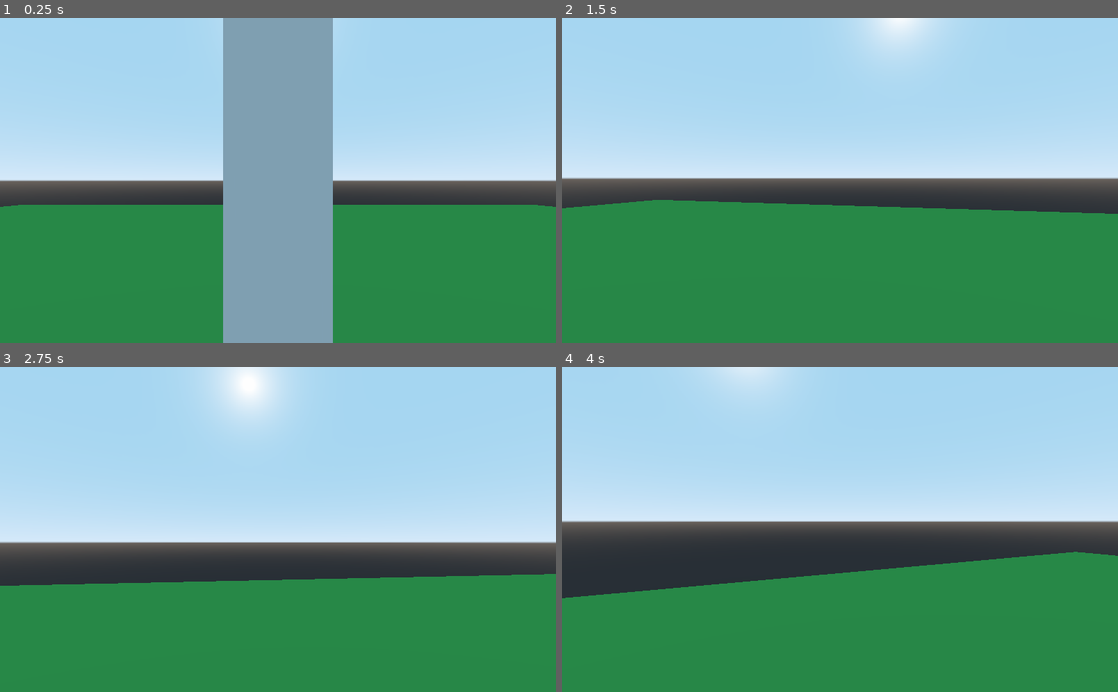
Above: before the commit, frames 1-4 (two rows, left to right).
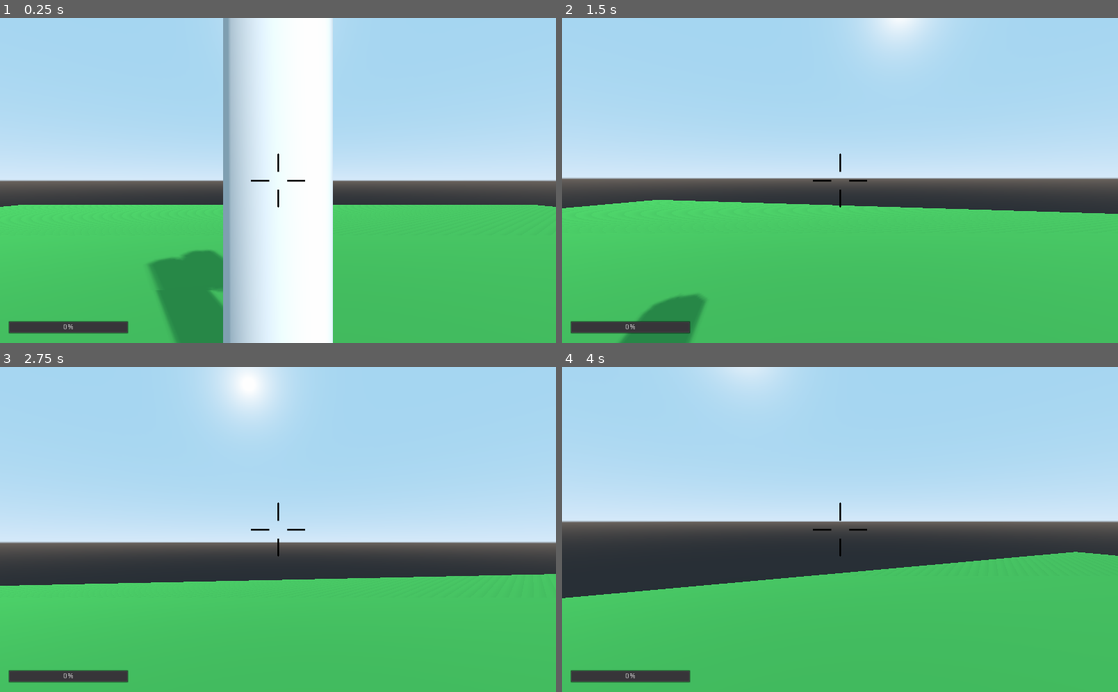
Above: after the commit, the same moments.

Repository: camgrodgers/senior-fps
Game: Godot game, scene res://Main.tscn
Two runs of this game, one before a commit and one after it. Both use one fixed random seed, a clock stepped at 60 frames per second and the inputs below.
Inputs (mouse positions are in pixels of both pictures, inside the frame that each line leads up to):
- Up to frame 1 (0.25 s): no input
- Up to frame 2 (1.5 s): move the mouse to (867, 180) at 0.52 s; hold Up (move_forward) from 0.53 s (still down); click (867, 180) at 0.6 s; move the mouse to (812, 180) at 1.27 s; click (812, 180) at 1.35 s
- Up to frame 3 (2.75 s): keep holding Up (move_forward); move the mouse to (289, 523) at 2.02 s; click (289, 523) at 2.1 s
- Up to frame 4 (4 s): keep holding Up (move_forward); move the mouse to (834, 536) at 2.77 s; click (834, 536) at 2.85 s; move the mouse to (878, 532) at 3.52 s; click (878, 532) at 3.6 s

The runs differ from the first frame. In frame 1, 50% of the frame differs, in the area x 0-100%, y 0-100%; in frame 2, 41%; in frame 3, 34%; in frame 4, 36%.

Commit message:
added crosshair and destroying enemies

Diff:
--- a/Levels/Enemy.gd
+++ b/Enemies/Enemy.gd
@@ -1,4 +1,4 @@
-extends CSGCylinder
+extends KinematicBody
 
 
 var nav: Navigation = null
@@ -12,13 +12,8 @@
 func prep():
 	path = nav.get_simple_path(translation, target.translation, true)
 	path = Array(path)
-#	print(path)
-#	for p in path:
-#		var sphere: CSGSphere = CSGSphere.new()
-#		sphere.set_name("asdf")
-#		get_parent().add_child(sphere)
-#
-#		sphere.translation = p
+	for p in path:
+		p.y = translation.y
 
 func _process(delta):
 #	path = nav.get_simple_path(translation, target.translation, true)
@@ -45,3 +40,8 @@
 		return
 
 	translation = translation.linear_interpolate(to, moving / distance)
+
+
+func take_damage():
+	print("asdf")
+	self.queue_free()
--- /dev/null
+++ b/Enemies/Enemy.tscn
@@ -0,0 +1,18 @@
+[gd_scene load_steps=3 format=2]
+
+[ext_resource path="res://Enemies/Enemy.gd" type="Script" id=1]
+
+[sub_resource type="CylinderShape" id=1]
+height = 3.99672
+
+[node name="Enemy" type="KinematicBody"]
+script = ExtResource( 1 )
+
+[node name="CSGCylinder" type="CSGCylinder" parent="."]
+transform = Transform( 1, 0, 0, 0, 1, 0, 0, 0, 1, 0, 2.17925, 0 )
+height = 3.8355
+sides = 20
+
+[node name="CollisionShape" type="CollisionShape" parent="."]
+transform = Transform( 1, 0, 0, 0, 1, 0, 0, 0, 1, 0, 2.16971, 0 )
+shape = SubResource( 1 )
--- /dev/null
+++ b/Levels/NewLevel/NewLevel.tscn
@@ -0,0 +1,31 @@
+[gd_scene load_steps=5 format=2]
+
+[ext_resource path="res://Player/Player.tscn" type="PackedScene" id=1]
+
+[sub_resource type="SpatialMaterial" id=1]
+albedo_color = Color( 0.262745, 0.12549, 0.12549, 1 )
+
+[sub_resource type="PhysicsMaterial" id=3]
+
+[sub_resource type="SphereShape" id=2]
+
+[node name="NewLevel" type="Spatial"]
+
+[node name="Player" parent="." instance=ExtResource( 1 )]
+transform = Transform( 1, 0, 0, 0, 1, 0, 0, 0, 1, -3.11508, 2.47125, 0 )
+
+[node name="CSGBox" type="CSGBox" parent="."]
+use_collision = true
+width = 26.0
+depth = 24.0
+material = SubResource( 1 )
+
+[node name="StaticBody" type="RigidBody" parent="."]
+transform = Transform( 1, 0, 0, 0, 1, 0, 0, 0, 1, 0, 11.3128, 0 )
+physics_material_override = SubResource( 3 )
+
+[node name="CSGSphere" type="CSGSphere" parent="StaticBody"]
+
+[node name="CollisionShape" type="CollisionShape" parent="StaticBody"]
+transform = Transform( 1, 0, 0, 0, 1, 0, 0, 0, 1, 0, -0.0163124, 0 )
+shape = SubResource( 2 )
--- a/Levels/TestLevel.gd
+++ b/Levels/TestLevel.gd
@@ -1,11 +1,18 @@
 extends Navigation
 
-onready var enemy = $Enemy
+
 
 func _ready():
-	enemy.nav = self
-	enemy.target = $Player
-	enemy.prep()
+	var enemies = []
+	enemies.append($Enemy)
+	enemies.append($Enemy2)
+#	enemies.append($Enemy3)
+	for e in enemies:
+		e.nav = self
+		e.target = $Player
+		e.prep()
+
+
 
 
 # Called every frame. 'delta' is the elapsed time since the previous frame.
--- a/Levels/TestLevel.tscn
+++ b/Levels/TestLevel.tscn
@@ -2,7 +2,7 @@
 
 [ext_resource path="res://default_env.tres" type="Environment" id=1]
 [ext_resource path="res://Levels/TestLevel.gd" type="Script" id=2]
-[ext_resource path="res://Levels/Enemy.gd" type="Script" id=3]
+[ext_resource path="res://Enemies/Enemy.tscn" type="PackedScene" id=3]
 [ext_resource path="res://Player/Player.tscn" type="PackedScene" id=4]
 
 [sub_resource type="NavigationMesh" id=1]
@@ -22,14 +22,20 @@
 [node name="Player" parent="." instance=ExtResource( 4 )]
 transform = Transform( 1, 0, 0, 0, 1, 0, 0, 0, 1, 0, 2.47136, -3.79462 )
 
-[node name="Enemy" type="CSGCylinder" parent="."]
-transform = Transform( 1, 0, 0, 0, 1, 0, 0, 0, 1, -0.88485, 2.92775, -13.5684 )
-height = 3.8355
-sides = 20
-script = ExtResource( 3 )
+[node name="Enemy" parent="." instance=ExtResource( 3 )]
+transform = Transform( 1, 0, 0, 0, 1, 0, 0, 0, 1, -0.88485, 3.30758, -13.5684 )
+
+[node name="Enemy2" parent="." instance=ExtResource( 3 )]
+transform = Transform( 1, 0, 0, 0, 1, 0, 0, 0, 1, -4.75179, 3.30758, 13.0435 )
 
 [node name="Target" type="CSGSphere" parent="."]
 transform = Transform( 1, 0, 0, 0, 1, 0, 0, 0, 1, 0, 1.67025, 27.9919 )
+
+[node name="Target2" type="CSGSphere" parent="."]
+transform = Transform( 1, 0, 0, 0, 1, 0, 0, 0, 1, 0, 1.67025, -387.178 )
+
+[node name="CSGSphere" type="CSGSphere" parent="."]
+transform = Transform( 1, 0, 0, 0, 1, 0, 0, 0, 1, 20.2179, 4.64376, 0 )
 
 [node name="NavigationMeshInstance" type="NavigationMeshInstance" parent="."]
 navmesh = SubResource( 1 )
@@ -69,8 +75,17 @@
 use_collision = true
 height = 10.0
 
+[node name="CSGCylinder6" type="CSGCylinder" parent="NavigationMeshInstance/CSGCombiner/Pillars"]
+transform = Transform( 1, 0, 0, 0, 1, 0, 0, 0, 1, -14.469, -2.34096, -8.45666 )
+use_collision = true
+height = 10.0
+
 [node name="Wall" type="CSGBox" parent="NavigationMeshInstance/CSGCombiner"]
 transform = Transform( 1, 0, 0, 0, 1, 0, 0, 0, 1, 0, 2.47592, 23.1772 )
 width = 20.2797
 height = 10.0023
 depth = 1.67278
+
+[node name="DirectionalLight" type="DirectionalLight" parent="."]
+transform = Transform( 0.818461, -0.361584, 0.446519, 0, 0.777146, 0.629321, -0.574563, -0.515074, 0.636063, 0, 17.0986, 0 )
+shadow_enabled = true
--- /dev/null
+++ b/Player/HUD.tscn
@@ -0,0 +1,34 @@
+[gd_scene load_steps=2 format=2]
+
+[ext_resource path="res://Player/crosshair.png" type="Texture" id=1]
+
+[node name="HUD" type="Control"]
+margin_right = 1024.0
+margin_bottom = 600.0
+__meta__ = {
+"_edit_use_anchors_": false
+}
+
+[node name="CenterContainer" type="CenterContainer" parent="."]
+margin_right = 1024.0
+margin_bottom = 600.0
+__meta__ = {
+"_edit_use_anchors_": false
+}
+
+[node name="Crosshair" type="TextureRect" parent="CenterContainer"]
+margin_left = 462.0
+margin_top = 250.0
+margin_right = 562.0
+margin_bottom = 350.0
+texture = ExtResource( 1 )
+
+[node name="ProgressBar" type="ProgressBar" parent="."]
+margin_left = 15.4597
+margin_top = 558.927
+margin_right = 237.46
+margin_bottom = 582.927
+rounded = true
+__meta__ = {
+"_edit_use_anchors_": false
+}
--- a/Player/Player.gd
+++ b/Player/Player.gd
@@ -12,6 +12,7 @@
 		inverse_y_factor = 1
 
 func _physics_process(delta):
+	# Movement
 	var aiming = transform.basis
 	var direction: Vector3 = Vector3()
 
@@ -27,6 +28,21 @@
 	direction = direction.normalized()
 	direction = direction * 8
 	move_and_slide(direction)
+
+	# Using items/weapons
+	if Input.is_action_just_pressed("use_item"):
+		print("pressed")
+		var ray: RayCast = $Camera/RayCast
+
+		ray.force_raycast_update()
+		if !ray.is_colliding():
+			return
+
+		print("colliding")
+		var obj = ray.get_collider()
+		print(obj)
+		if obj.has_method("take_damage"):
+			obj.take_damage()
 
 # Camera motion
 export var turn_speed = 50
--- a/Player/Player.tscn
+++ b/Player/Player.tscn
@@ -1,6 +1,7 @@
-[gd_scene load_steps=3 format=2]
+[gd_scene load_steps=4 format=2]
 
 [ext_resource path="res://Player/Player.gd" type="Script" id=1]
+[ext_resource path="res://Player/HUD.tscn" type="PackedScene" id=2]
 
 [sub_resource type="CapsuleShape" id=1]
 
@@ -8,9 +9,17 @@
 transform = Transform( 1, 0, 0, 0, 1, 0, 0, 0, 1, 0, 1.47956, 0 )
 script = ExtResource( 1 )
 
+[node name="HUD" parent="." instance=ExtResource( 2 )]
+
 [node name="CollisionShape" type="CollisionShape" parent="."]
 transform = Transform( 1, 0, 0, 0, -1.62921e-07, 1.9, 0, -1, -3.09549e-07, 0, 1.52863, 0 )
 shape = SubResource( 1 )
 
 [node name="Camera" type="Camera" parent="."]
 transform = Transform( 1, 0, 0, 0, 1, 0, 0, 0, 1, 0, 3.27941, -0.456114 )
+
+[node name="RayCast" type="RayCast" parent="Camera"]
+transform = Transform( 1, 0, 0, 0, 1, 0, 0, 0, 1, 0, 0, -0.591588 )
+enabled = true
+cast_to = Vector3( 0, 0, -1000 )
+collide_with_areas = true
--- a/project.godot
+++ b/project.godot
@@ -43,6 +43,11 @@
 "events": [ Object(InputEventKey,"resource_local_to_scene":false,"resource_name":"","device":0,"alt":false,"shift":false,"control":false,"meta":false,"command":false,"pressed":false,"scancode":68,"unicode":0,"echo":false,"script":null)
  ]
 }
+use_item={
+"deadzone": 0.5,
+"events": [ Object(InputEventMouseButton,"resource_local_to_scene":false,"resource_name":"","device":0,"alt":false,"shift":false,"control":false,"meta":false,"command":false,"button_mask":0,"position":Vector2( 0, 0 ),"global_position":Vector2( 0, 0 ),"factor":1.0,"button_index":1,"pressed":false,"doubleclick":false,"script":null)
+ ]
+}
 
 [rendering]
 
Binary file added: Player/crosshair.png
Not shown, added: Player/crosshair.png.import
Binary file added: Player/danger_texture.png
Not shown, added: Player/danger_texture.png.import
